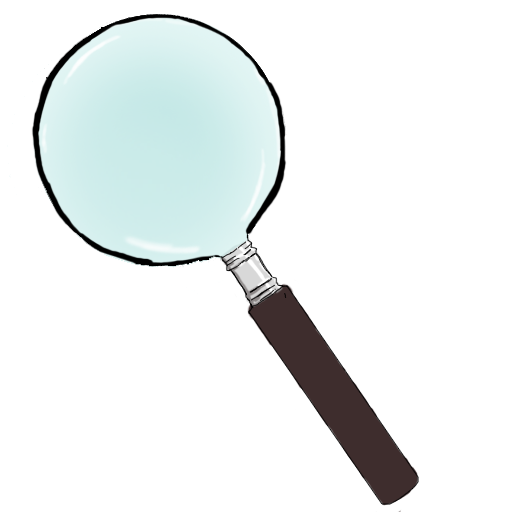
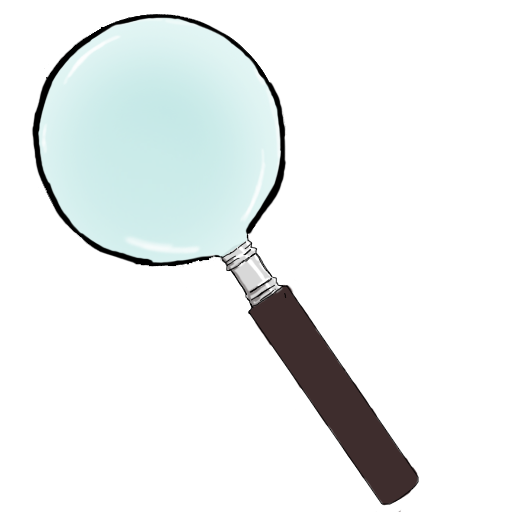
Revision of a layered 512x512 image; what changed, layer by layer:
painted on "Layer 3" over bbox(7, 14, 269, 268)
painted on "Layer 4" over bbox(217, 240, 288, 324)
